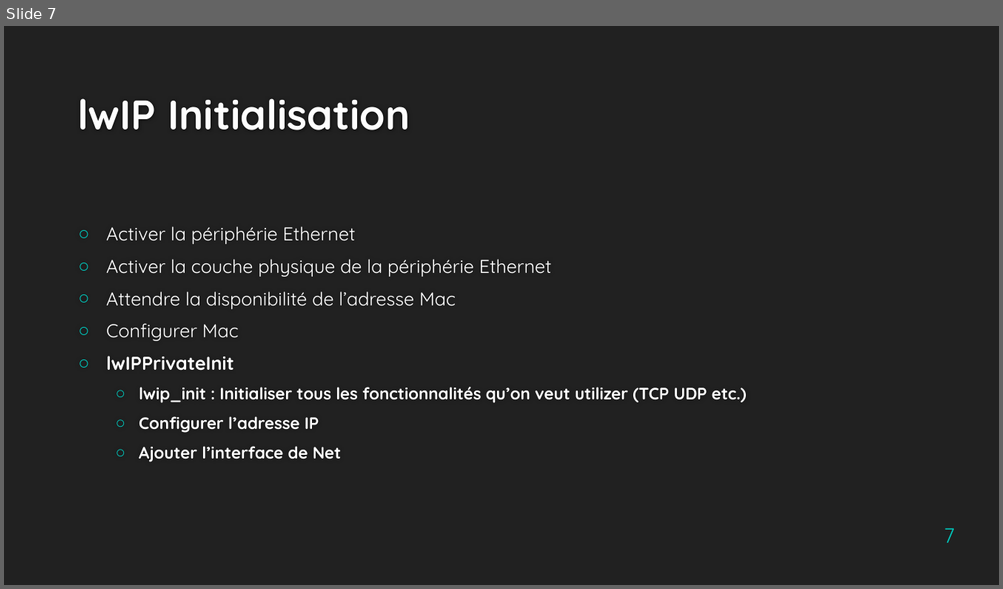
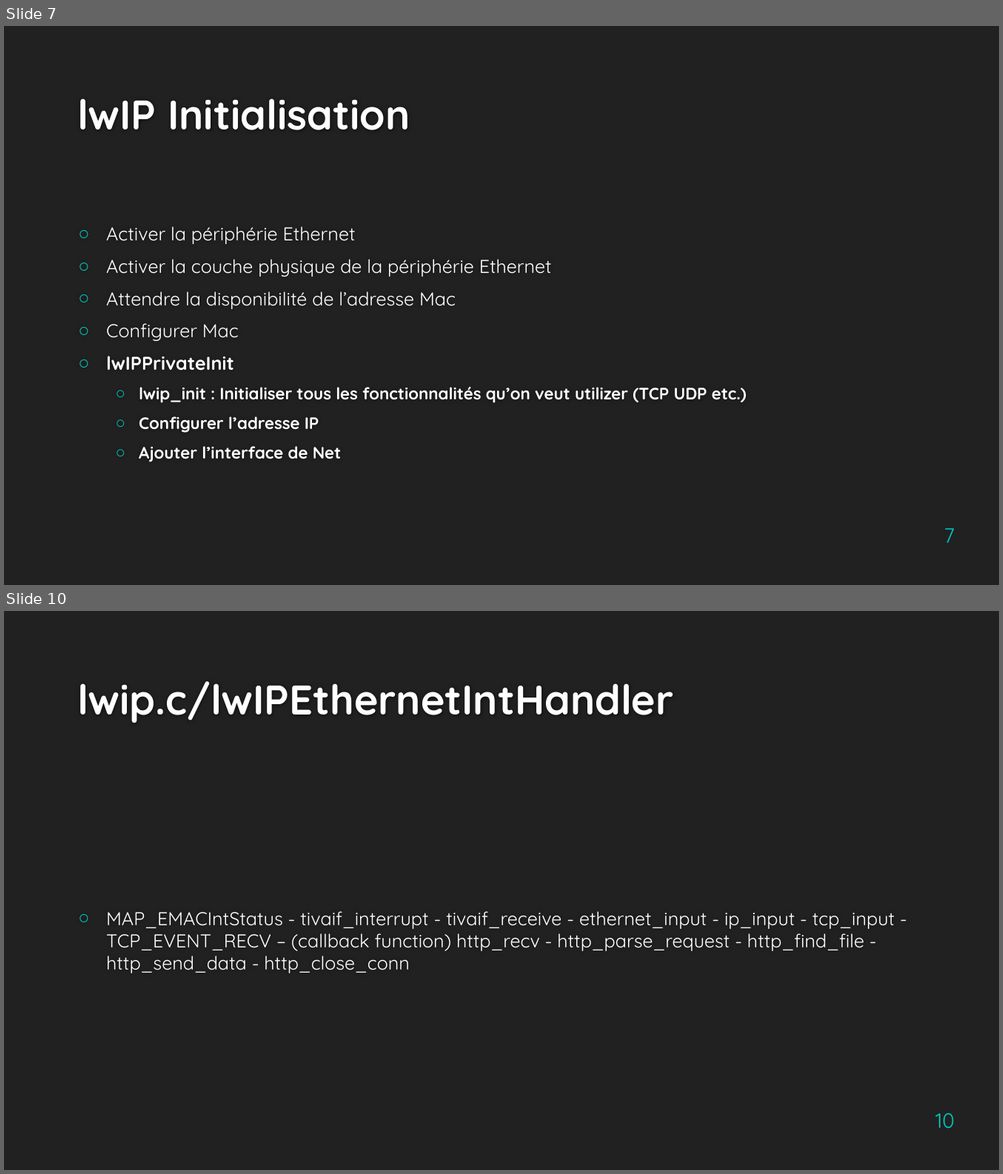
Before and after one commit to Jing2333/Cassiopee, a slide deck: Livrables/LwIP pour TIVA-C.pptx. Shown one above the other, each under a label of ours: slide 7 before the commit, slides 7 and 10 after it; the slides between them are not shown. The pictures are 1003x589 and 1003x1174 pixels, drawn with LibreOffice and Linux fonts; fonts in the diff are those of the drawing; background and template pictures are left out. Boxes give left, top, right and bottom in pixels: in the first picture for what was removed or moved away, otherwise in the second. Text is boxed around its words. In the diff, an @@ line names an element or a change of style, - is before the commit and + after.

Commit message:
Finish lwip pres

```diff
--- a/Livrables/LwIP pour TIVA-C.pptx
+++ b/Livrables/LwIP pour TIVA-C.pptx
@@ slide 10 added at [4,611,999,1170], background #212121 @@
@@ title added at [77,681,673,723], 40 pt, text #FEFEFE, bold @@
+lwip.c/lwIPEthernetIntHandler
@@ text added at [106,911,894,974], 18 pt, text #FFFFFF @@
+○ MAP_EMACIntStatus - tivaif_interrupt - tivaif_receive - ethernet_input - ip_input - tcp_input - TCP_EVENT_RECV – (callback function) http_recv - http_parse_request - http_find_file - http_send_data - http_close_conn
@@ page number added at [935,1113,954,1129], 20 pt, text #00C6BB @@
+10
```
Also in this commit, not shown: 1 slide changed, 2 other slides added.
